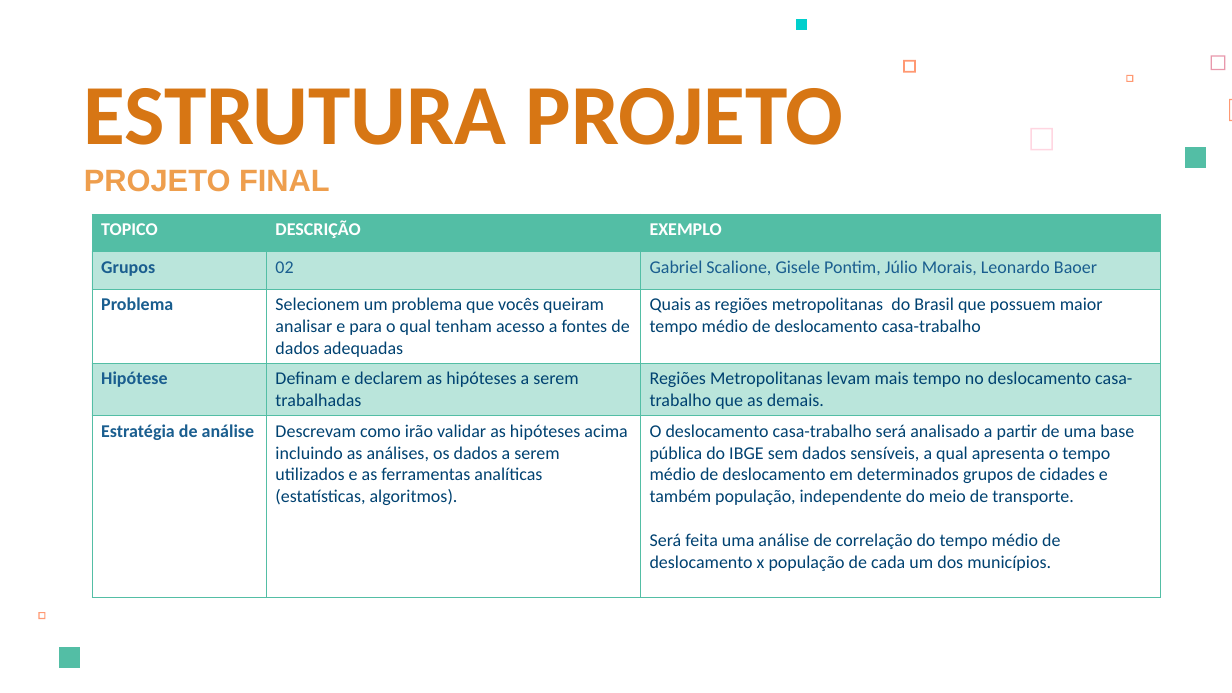
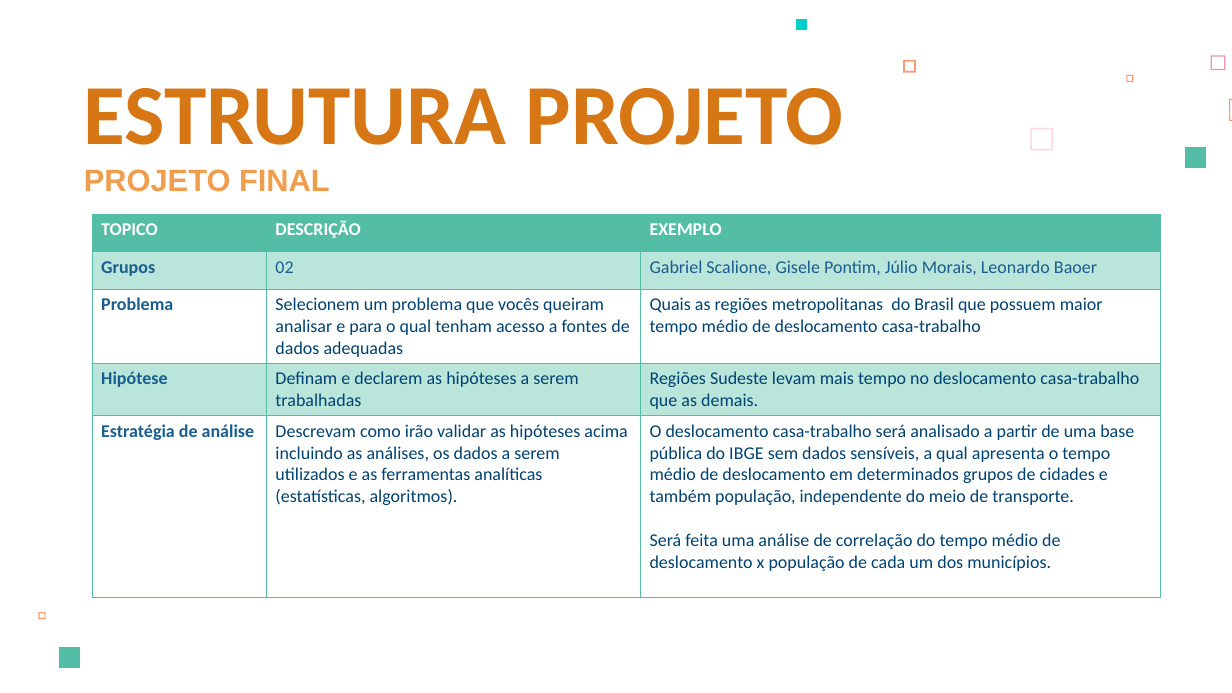
Before and after one commit to gabrielscalione/FaculdadeImpacta, a slide deck: slide 4 of Cursos/Curso DataAnalytics Vanzolini/TCC/Aula TCC - Descrição do Trabalho_GRUPO 02.pptx. Drawn at 1232x693 pixels with LibreOffice and Linux fonts; fonts in the diff are those of the drawing; background and template pictures are left out. Boxes give left, top, right and bottom in pixels: in the first picture for what was removed or moved away, otherwise in the second. Text is boxed around its words. In the diff, an @@ line names an element or a change of style, - is before the commit and + after.

```diff
--- a/Cursos/Curso DataAnalytics Vanzolini/TCC/Aula TCC - Descrição do Trabalho_GRUPO 02.pptx
+++ b/Cursos/Curso DataAnalytics Vanzolini/TCC/Aula TCC - Descrição do Trabalho_GRUPO 02.pptx
@@ table at (92, 214, 1162, 597) @@
-row 4, column 3: Regiões Metropolitanas levam mais tempo no deslocamento casa-trabalho que as demais.
+row 4, column 3: Regiões Sudeste levam mais tempo no deslocamento casa-trabalho que as demais.
```
Also in this commit, not shown: 19 other files.
